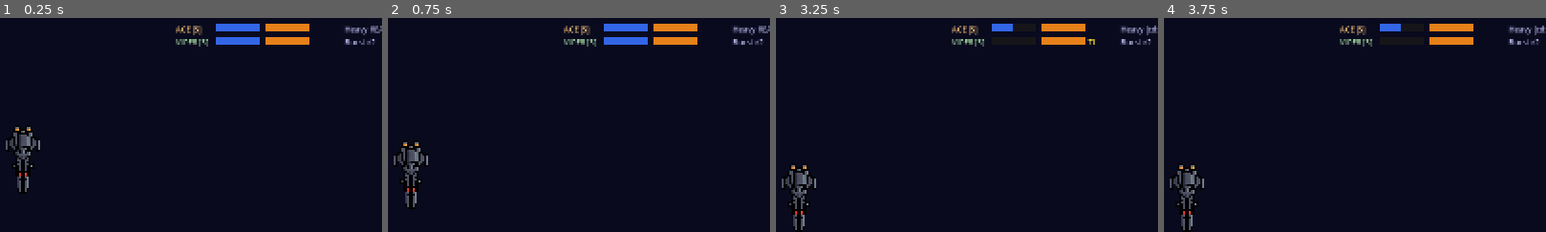
Above: before the commit, frames 1-4 (left to right).
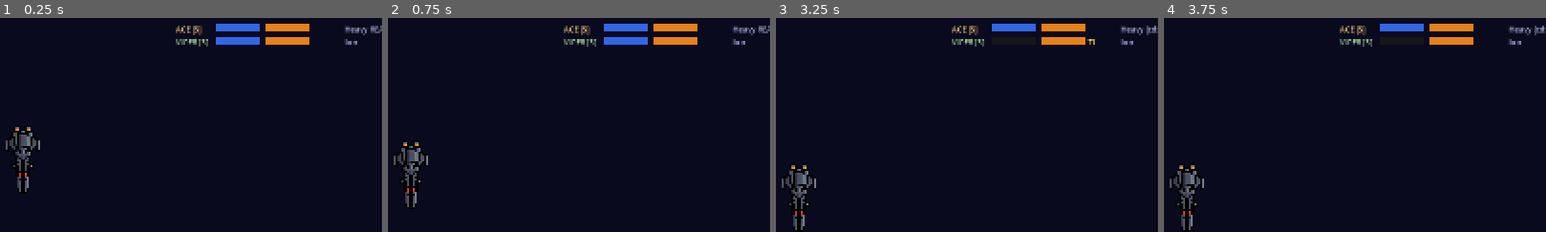
Above: after the commit, the same moments.

Repository: kavemankai/JaggedBuild
Game: Godot game, scene res://scenes/Main.tscn
Two runs of this game, one before a commit and one after it. Both use one fixed random seed, a clock stepped at 60 frames per second and the inputs below.
Inputs (mouse positions are % of the whole screen's width and height, from its top left):
- Up to frame 1 (0.25 s): no input
- Up to frame 2 (0.75 s): click "STRAIGHT 1" at 0.5 s
- Up to frame 3 (3.25 s): tap Enter at 1.25, 2.75 s; move the mouse to (72, 45) at 1.27 s; tap Space at 2 s; move the mouse to (30, 55) at 2.02 s; move the mouse to (60, 28) at 2.77 s
- Up to frame 4 (3.75 s): move the mouse to (45, 70) at 3.52 s
The pictures show only the part of the screen within x 47-97%, y 0-50%; the shares and areas given below are measured in that part.

The runs differ from the first frame. In frame 1, less than 0.1% of the frame differs, in the area x 90-98%, y 9-13%; in frame 2, less than 0.1%; in frame 3, 0.3%, in the area x 62-98%, y 2-13%; in frame 4, 0.3%.

Commit message:
Gate 10: Ion weapon system
Ion shots deal 1 damage + 1 ion token on hit. Ionized ships are forced STRAIGHT speed 1 next round. HUD shows ION status. AI uses Ion Cannons. Tokens decrement each evaluation phase.

Co-Authored-By: Claude Sonnet 4.6 <noreply@anthropic.com>

Diff:
--- a/scripts/AIController.gd
+++ b/scripts/AIController.gd
@@ -4,6 +4,12 @@
 
 
 func select_maneuver(ai_ship: Ship, player_ship: Ship) -> Maneuver:
+	if ai_ship.is_ionized():
+		var forced := Maneuver.new()
+		forced.bearing = "STRAIGHT"
+		forced.speed = 1
+		return forced
+
 	var best_maneuver: Maneuver = null
 	var best_score: float = -INF
 
--- a/scripts/CombatSystem.gd
+++ b/scripts/CombatSystem.gd
@@ -86,15 +86,17 @@
 			var burst_atk: int = maxi(1, floori(float(attacker.attack) * BURST_ATK_RATIO))
 			var chance: float = calculate_hit_chance(attacker, defender, burst_atk)
 			return [
-				{"chance": chance, "damage": 1, "hit": false},
-				{"chance": chance, "damage": 1, "hit": false},
+				{"chance": chance, "damage": 1, "ion": 0, "hit": false},
+				{"chance": chance, "damage": 1, "ion": 0, "hit": false},
 			]
 		Weapon.Type.HEAVY:
 			if attacker.heavy_cooldown > 0:
 				return []
-			return [{"chance": calculate_hit_chance(attacker, defender), "damage": HEAVY_DAMAGE, "hit": false}]
+			return [{"chance": calculate_hit_chance(attacker, defender), "damage": HEAVY_DAMAGE, "ion": 0, "hit": false}]
+		Weapon.Type.ION:
+			return [{"chance": calculate_hit_chance(attacker, defender), "damage": 1, "ion": 1, "hit": false}]
 		_:  # CANNONS default
-			return [{"chance": calculate_hit_chance(attacker, defender), "damage": 1, "hit": false}]
+			return [{"chance": calculate_hit_chance(attacker, defender), "damage": 1, "ion": 0, "hit": false}]
 
 
 func _display_chance(shots: Array) -> float:
@@ -158,9 +160,13 @@
 	for shot in a_shots:
 		if shot.hit:
 			apply_damage(ship_b, shot.damage)
+			if shot.ion > 0:
+				ship_b.ion_tokens += shot.ion
 	for shot in b_shots:
 		if shot.hit:
 			apply_damage(ship_a, shot.damage)
+			if shot.ion > 0:
+				ship_a.ion_tokens += shot.ion
 
 	# Set heavy cooldown for weapons that just fired
 	var wa: Weapon = ship_a.weapon as Weapon
--- a/scripts/HUD.gd
+++ b/scripts/HUD.gd
@@ -63,8 +63,8 @@
 
 	_p_tokens.text = _token_text(_player_ship)
 	_ai_tokens.text = _token_text(_ai_ship)
-	_p_stress.text = "S×%d" % _player_ship.stress if _player_ship.stress > 0 else ""
-	_ai_stress.text = "S×%d" % _ai_ship.stress if _ai_ship.stress > 0 else ""
+	_p_stress.text = _status_text(_player_ship)
+	_ai_stress.text = _status_text(_ai_ship)
 	_p_weapon.text = _weapon_text(_player_ship)
 	_ai_weapon.text = _weapon_text(_ai_ship)
 
@@ -103,6 +103,14 @@
 	return "Cannons"
 
 
+func _status_text(ship: Ship) -> String:
+	if ship.is_ionized():
+		return "ION×%d" % ship.ion_tokens
+	if ship.stress > 0:
+		return "S×%d" % ship.stress
+	return ""
+
+
 func _token_text(ship: Ship) -> String:
 	var parts: Array = []
 	if ship.focus_token:
--- a/scripts/Main.gd
+++ b/scripts/Main.gd
@@ -25,10 +25,10 @@
 	heavy.display_name = "Heavy Cannon"
 	player_ship.weapon = heavy
 
-	var burst := Weapon.new()
-	burst.weapon_type = Weapon.Type.BURST
-	burst.display_name = "Burst Fire"
-	ai_ship.weapon = burst
+	var ion := Weapon.new()
+	ion.weapon_type = Weapon.Type.ION
+	ion.display_name = "Ion Cannons"
+	ai_ship.weapon = ion
 
 	var player_pilot := Pilot.new()
 	player_pilot.pilot_name = "ACE"
@@ -63,6 +63,8 @@
 	selection_panel.reset()
 	ai_ship.selected_maneuver = ai_controller.select_maneuver(ai_ship, player_ship)
 	ai_ship.selected_action = ai_controller.select_action(ai_ship, player_ship)
+	if player_ship.is_ionized():
+		selection_panel.force_ion_confirm()
 
 
 func _on_resolution_started() -> void:
--- a/scripts/RoundManager.gd
+++ b/scripts/RoundManager.gd
@@ -77,6 +77,11 @@
 
 	await get_tree().create_timer(0.3).timeout
 
+	for ship in ships:
+		var s: Ship = ship as Ship
+		if s.ion_tokens > 0:
+			s.ion_tokens -= 1
+
 	var player_dead: bool = ships.size() > 0 and (ships[0] as Ship).is_destroyed
 	var ai_dead: bool = ships.size() > 1 and (ships[1] as Ship).is_destroyed
 
--- a/scripts/SelectionPanel.gd
+++ b/scripts/SelectionPanel.gd
@@ -114,6 +114,7 @@
 func reset() -> void:
 	confirmed = false
 	ready_label.text = ""
+	ready_label.remove_theme_color_override("font_color")
 	ghost_ship.clear_preview()
 	if ship != null:
 		ship.selected_action = ""
@@ -127,3 +128,16 @@
 		if child is Button:
 			child.disabled = stressed
 			child.button_pressed = false
+
+
+func force_ion_confirm() -> void:
+	var forced_m := Maneuver.new()
+	forced_m.bearing = "STRAIGHT"
+	forced_m.speed = 1
+	ship.selected_maneuver = forced_m
+	ghost_ship.update_preview(ship, forced_m)
+	confirmed = true
+	ready_label.text = "IONIZED — STRAIGHT 1"
+	ready_label.add_theme_color_override("font_color", Color(0.4, 0.8, 1.0, 1.0))
+	_lock_buttons()
+	maneuver_confirmed.emit(forced_m)
--- a/scripts/Ship.gd
+++ b/scripts/Ship.gd
@@ -25,6 +25,7 @@
 var is_destroyed: bool = false
 var was_bumped: bool = false
 var stress: int = 0
+var ion_tokens: int = 0
 var focus_token: bool = false
 var evade_token: bool = false
 var target_lock: Ship = null
@@ -100,6 +101,10 @@
 func get_pilot_name() -> String:
 	var p: Pilot = pilot as Pilot
 	return p.pilot_name if p != null else "Unknown"
+
+
+func is_ionized() -> bool:
+	return ion_tokens > 0
 
 
 func get_maneuver_color(bearing: String) -> String:
